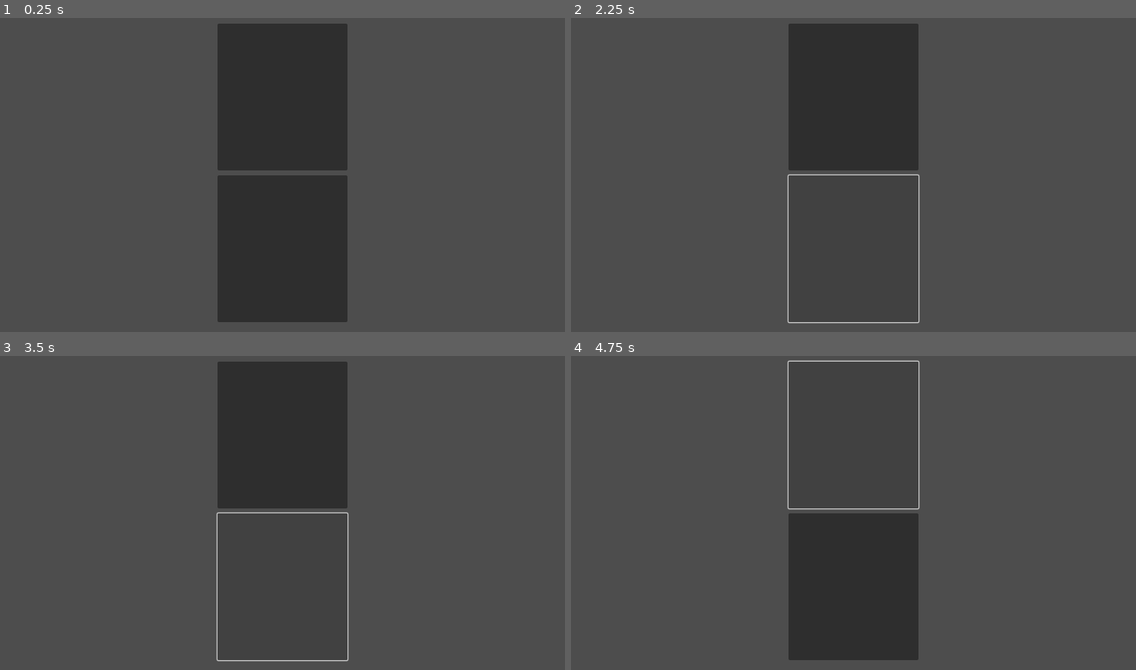
Above: before the commit, frames 1-4 (two rows, left to right).
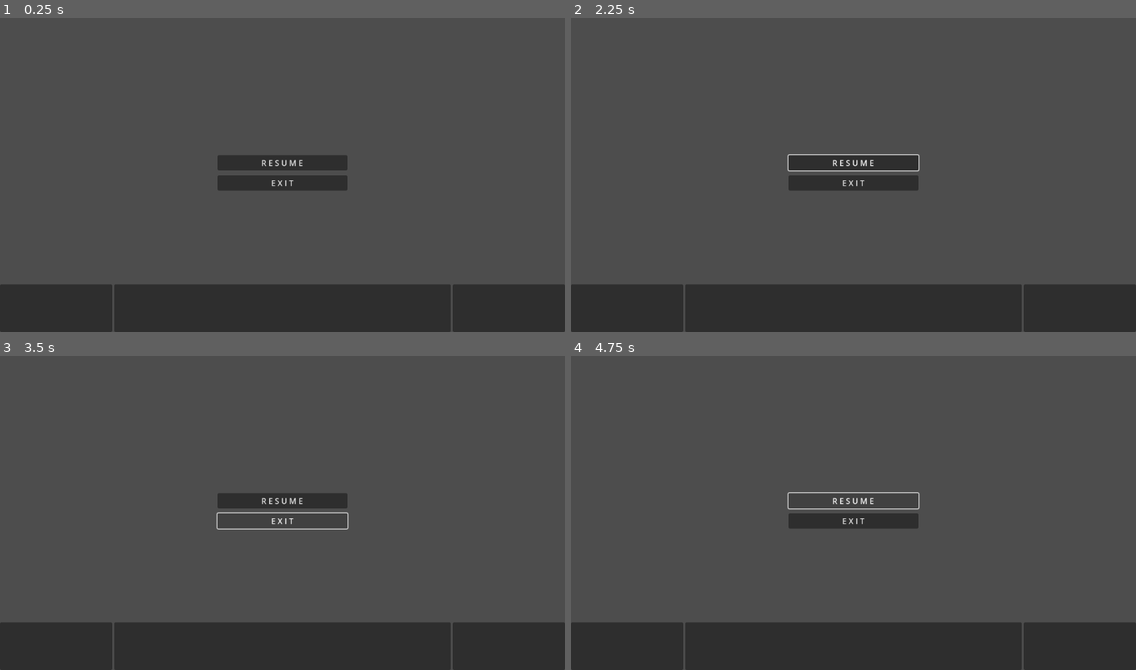
Above: after the commit, the same moments.

Repository: AlexSabetti/Dangling_Pointers_Hidden_Object_Game_
Game: Godot game, scene res://UI.tscn
Same seed, same stepped clock (60 frames per second), same inputs: the game is played once before the commit and once after it. This scene is started directly instead of the project's main scene.
Inputs (mouse positions are in pixels of both pictures, inside the frame that each line leads up to):
- Up to frame 1 (0.25 s): no input
- Up to frame 2 (2.25 s): click (853, 96) at 0.52 s; click (853, 162) at 1.25 s, where only the run after the commit has a clickable "R E S U M E"; click (853, 247) at 2.02 s
- Up to frame 3 (3.5 s): click (282, 522) at 2.75 s, where only the run after the commit has a clickable "E X I T"
- Up to frame 4 (4.75 s): click (853, 434) at 3.52 s; click (853, 500) at 4.25 s, where only the run after the commit has a clickable "R E S U M E"

The runs differ from the first frame. In frame 1, 29% of the frame differs, in the area x 0-100%, y 1-100%; in frame 2, 22%; in frame 3, 22%; in frame 4, 20%.

Commit message:
Some additions to the camera controller

Diff:
--- a/Scripts/SignalBus.gd
+++ b/Scripts/SignalBus.gd
@@ -4,3 +4,6 @@
 # For when the player clicks a valid object
 signal valid_object_clicked(obj: ClickableObject)
 signal camera_changed(cam_id: int)
+
+signal pause_game()
+signal unpause_game()
--- a/Scripts/camera_controller.gd
+++ b/Scripts/camera_controller.gd
@@ -14,12 +14,14 @@
 var max_cams: int = 4
 @onready var rocking_ambi = $"../BoatRockingAmbience1"
 
+# Used for when the pause menu needs to return to the previous camera
+var previous_cam_id: int = 1
 
 @export_group("Camera Section")
 # camera section selector, as of now, 1 is Camera Stern, 2 is Camera Kitchen, 3 is Camera helm, and 4 is Camera Bedroom. Do not select anything at or below 0.
 @export var cur_cam_sec: int = 1
 @export_group("Camera Control Toggles")
-# Whether or not the camera controls cam be used at the moment, should start as true so the main menu and / or pause menu isn't interupted
+# Whether or not the camera controls are disabled at the moment, should start as true so the main menu and / or pause menu isn't interupted
 @export var controls_disabled: bool = true
 
 var signal_manager: SignalBus = Bus
@@ -27,6 +29,10 @@
 # Called when the node enters the scene tree for the first time.
 func _ready() -> void:
 	boatRef = get_parent_node_3d()
+
+	# Connect to the signal manager
+	signal_manager.connect("pause_game", respond_to_pause())
+	signal_manager.connect("unpause_game", respond_to_unpause())
 
 
 # Called every frame. 'delta' is the elapsed time since the previous frame.
@@ -47,6 +53,9 @@
 	var currentCamPivot = get_viewport().get_camera_3d().get_parent_node_3d()
 	currentCamPivot.global_rotation = lerp(currentCamPivot.global_rotation, currentCamPivot.global_rotation + (boatRef.rotation * -0.125), 0.01)
 
+
+# NOTE: When activating Pause menu it will call this function with the id of -4 to disable all clickables.
+
 # Changes camera sections depending on which id is provided
 func change_cam_section(cam_id: int):
 	# Send out signal to properly toggle objects
@@ -58,6 +67,7 @@
 		Global.waterPlane.visible = true
 		cam_Stern.make_current()
 		rocking_ambi.volume_db = -5
+		previous_cam_id = 1
 
 	# For camera kitchen
 	if(cam_id == 2):
@@ -65,6 +75,7 @@
 		get_world_3d().environment.set_ambient_light_sky_contribution(0.8)
 		cam_Kitchen.make_current()
 		rocking_ambi.volume_db = -80
+		previous_cam_id = 2
 
 	# For camera helm
 	if(cam_id == 3):
@@ -72,6 +83,7 @@
 		get_world_3d().environment.set_ambient_light_sky_contribution(0.9)
 		cam_Helm.make_current()
 		rocking_ambi.volume_db = -80
+		previous_cam_id = 3
 
 	# For camera bedroom
 	if(cam_id == 4):
@@ -79,3 +91,27 @@
 		get_world_3d().environment.set_ambient_light_sky_contribution(0.25)
 		cam_Bedroom.make_current()
 		rocking_ambi.volume_db = -80
+		previous_cam_id = 4
+
+
+	# For Pasue menu, basically same as camera Stern, just with disabled controls
+	if(cam_id == -4):
+		get_world_3d().environment.set_ambient_light_sky_contribution(1.0)
+		Global.waterPlane.visible = true
+		cam_Stern.make_current()
+		rocking_ambi.volume_db = -5
+		controls_disabled = true
+
+
+func reenable_controls():
+	controls_disabled = false
+
+func disable_controls():
+	controls_disabled = true
+
+func respond_to_pause():
+	change_cam_section(-4)
+
+func respond_to_unpause():
+	change_cam_section(previous_cam_id)
+	reenable_controls()
--- a/UI.tscn
+++ b/UI.tscn
@@ -8,14 +8,27 @@
 grow_horizontal = 2
 grow_vertical = 2
 
-[node name="Control" type="VBoxContainer" parent="."]
+[node name="Control" type="HBoxContainer" parent="."]
 layout_mode = 1
 anchors_preset = -1
-anchor_top = 0.8
+anchor_top = 0.85
 anchor_right = 1.0
 anchor_bottom = 1.0
 grow_horizontal = 2
 grow_vertical = 0
+
+[node name="Panel" type="Panel" parent="Control"]
+layout_mode = 2
+size_flags_horizontal = 3
+
+[node name="Panel2" type="Panel" parent="Control"]
+layout_mode = 2
+size_flags_horizontal = 3
+size_flags_stretch_ratio = 3.0
+
+[node name="Panel3" type="Panel" parent="Control"]
+layout_mode = 2
+size_flags_horizontal = 3
 
 [node name="PauseMenu" type="VBoxContainer" parent="."]
 layout_mode = 1
@@ -30,11 +43,12 @@
 grow_horizontal = 2
 grow_vertical = 2
 theme_override_constants/separation = 10
+alignment = 1
 
-[node name="Button" type="Button" parent="PauseMenu"]
+[node name="Resume" type="Button" parent="PauseMenu"]
 layout_mode = 2
-size_flags_vertical = 3
+text = "R E S U M E"
 
-[node name="Button2" type="Button" parent="PauseMenu"]
+[node name="Exit" type="Button" parent="PauseMenu"]
 layout_mode = 2
-size_flags_vertical = 3
+text = "E X I T"
